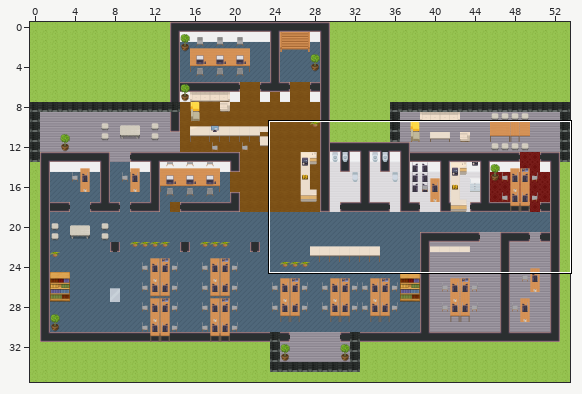
Two versions of a level (Tiled map (JSON), elunic-office.tmj). The picture above shows the old version from afar; the outline marks the close-up.
Close-up. Before the commit:
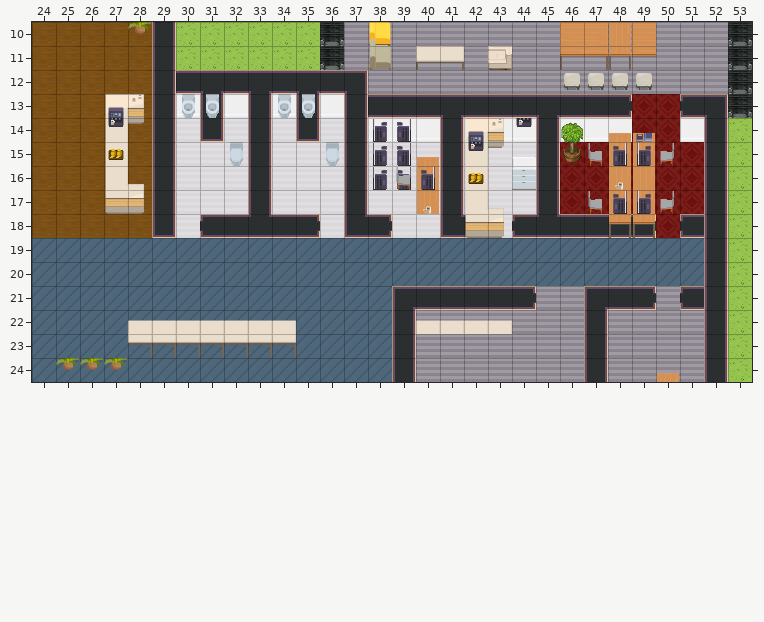
Cells are 32x32 px. Shown: x 24..53, y 10..24. The commit also changed other parts of the map, which this record leaves out.
After:
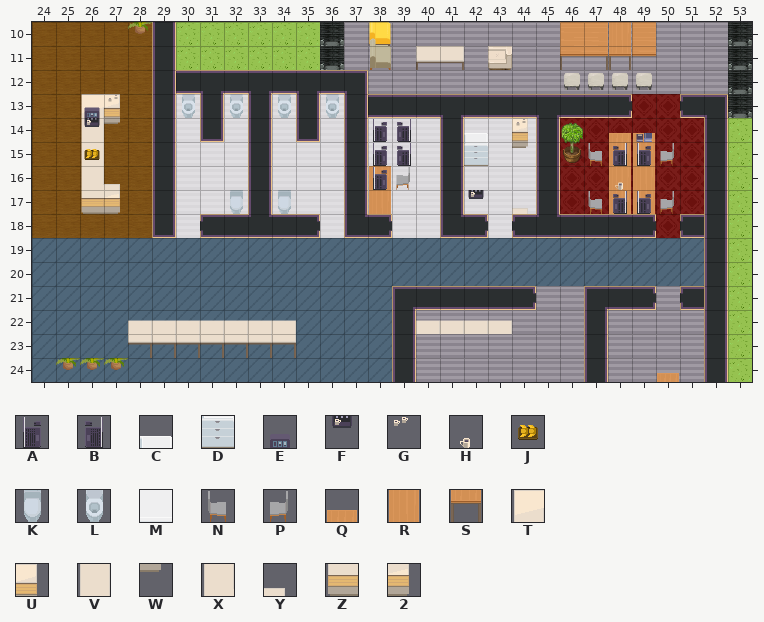
Key: from "WA_Miscellaneous": A 24, B 25, C 27, D 37, E 46, F 56, G 58, H 59 flipped left-right, J 104; from "WA_Other_Furniture": K 64, L 65; from "WA_Room_Builder": M 228; from "WA_Seats": N 119, P 120; from "WA_Tables": Q 2, R 12, S 22, T 70, U 71, V 80, W 81, X 100, Y 101, Z 110, 2 111.
_ is an empty cell.
The exact change:
Layer "walls/walls2":
y 13: x 30 M -> _; x 32 M -> _; x 34 M -> _; x 36 M -> _
y 14: x 38..40 MMM -> ___; x 42..44 MMM -> ___; x 46..48 MMM -> ___; x 51 M -> _
Layer "furniture/furniture1":
y 13: x 31..32 L_ -> _L; x 35..36 L_ -> _L
y 14: x 42 _ -> C; x 44 F -> _
y 15: x 32 K -> _; x 36 K -> _; x 42 _ -> D; x 44 C -> _
y 16: x 38..39 AB -> __; x 44 D -> _
y 17: x 32 _ -> K; x 34 _ -> K; x 42 _ -> F
Layer "furniture/furniture2":
y 13: x 26..28 _TU -> TU_
y 14: x 26..28 _VW -> VW_; x 42..44 TU_ -> __U
y 15: x 26..27 _V -> V_; x 42..44 VW_ -> __W
y 16: x 26..27 _X -> X_; x 38..40 _NR -> RP_; x 42 V -> _
y 17: x 26..28 _Z2 -> Z2_; x 38 _ -> R; x 40 R -> _; x 42 X -> _
y 18: x 42..43 Z2 -> __; x 48..49 SS -> __
Layer "furniture/furniture3":
y 13: x 26..28 _EG -> EG_
y 14: x 26..27 _F -> F_; x 42..44 EG_ -> __G
y 15: x 26..27 _J -> J_; x 42 F -> _
y 16: x 38 _ -> A; x 40 B -> _; x 42 J -> _
y 17: x 40 H -> _
Layer "above/above1":
y 15: x 40 Q -> _
y 16: x 27..28 _Y -> Y_
y 17: x 43..44 Y_ -> _Y
